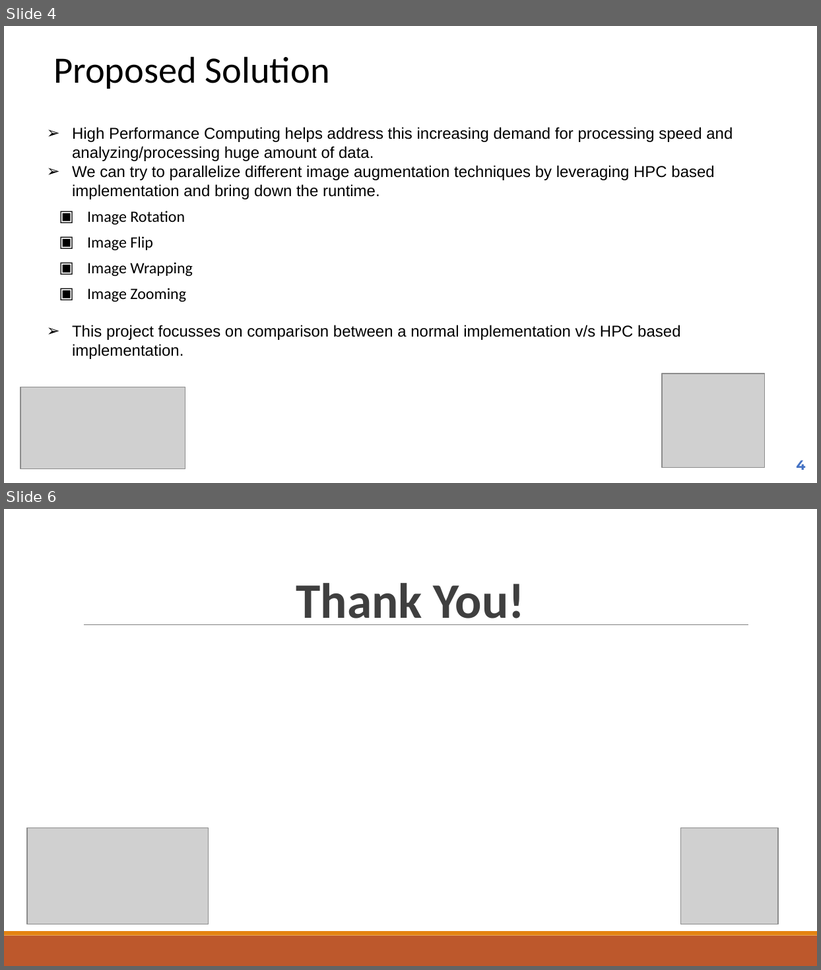
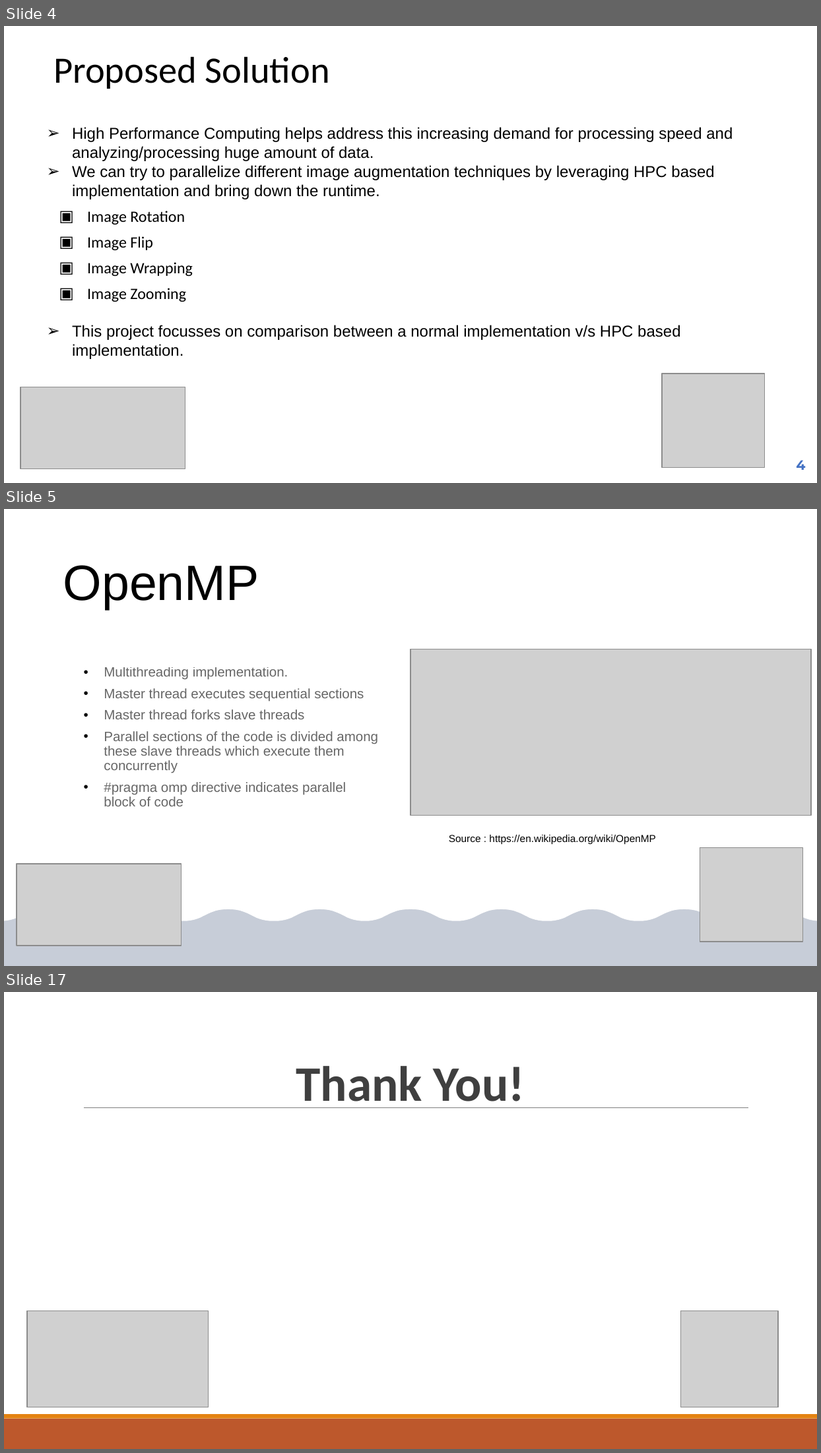
Before and after one commit to prakash90om/MLOps_Demo_hpc, a slide deck: doc/MLOps_HPC_Image_Processing_Presentation.pptx. Shown one above the other, each under a label of ours: slides 4 and 6 before the commit, slides 4, 5 and 17 after it; the slides between them are not shown. The pictures are 821x970 and 821x1453 pixels, drawn with LibreOffice and Linux fonts; fonts in the diff are those of the drawing; grey boxes stand for pictures. Boxes give left, top, right and bottom in pixels: in the first picture for what was removed or moved away, otherwise in the second. Text is boxed around its words. In the diff, an @@ line names an element or a change of style, - is before the commit and + after.

```diff
--- a/doc/MLOps_HPC_Image_Processing_Presentation.pptx
+++ b/doc/MLOps_HPC_Image_Processing_Presentation.pptx
@@ slide 5 added at (4, 509, 817, 966), background #FFFFFF @@
@@ rectangle added at (4, 509, 817, 966), fill #FFFFFF @@
@@ rectangle added at (4, 509, 817, 966), fill #203864 at 25% opacity @@
@@ freeform shape added at (4, 509, 817, 946), fill #FFFFFF @@
@@ title added at (63, 565, 259, 609), 44 pt, text #000000 @@
+OpenMP
@@ picture added at (411, 650, 811, 815) @@
@@ text added at (104, 667, 378, 807), 12 pt, text #000000 at 60% opacity @@
+• Multithreading implementation.
+• Master thread executes sequential sections
+• Master thread forks slave threads
+• Parallel sections of the code is divided among these slave threads which execute them concurrently
+• #pragma omp directive indicates parallel block of code
@@ text added at (449, 834, 656, 844), 9 pt, text #000000 @@
+Source : https://en.wikipedia.org/wiki/OpenMP
@@ picture added at (16, 864, 182, 947) @@
@@ picture added at (700, 848, 803, 943) @@
@@ what was slide 6 is now slide 17 @@
```
Also in this commit, not shown: 1 slide changed, 10 other slides added.
